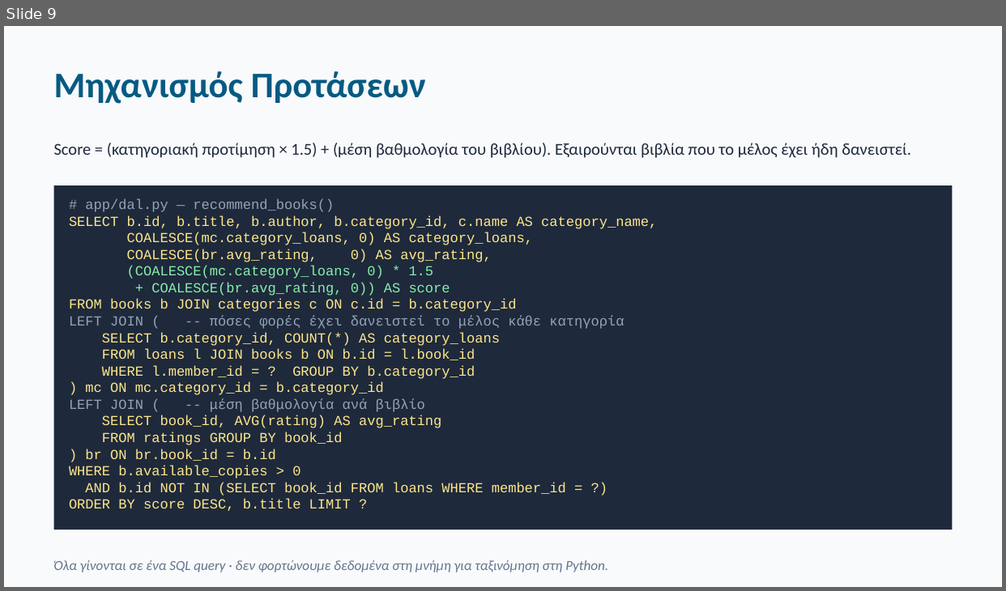
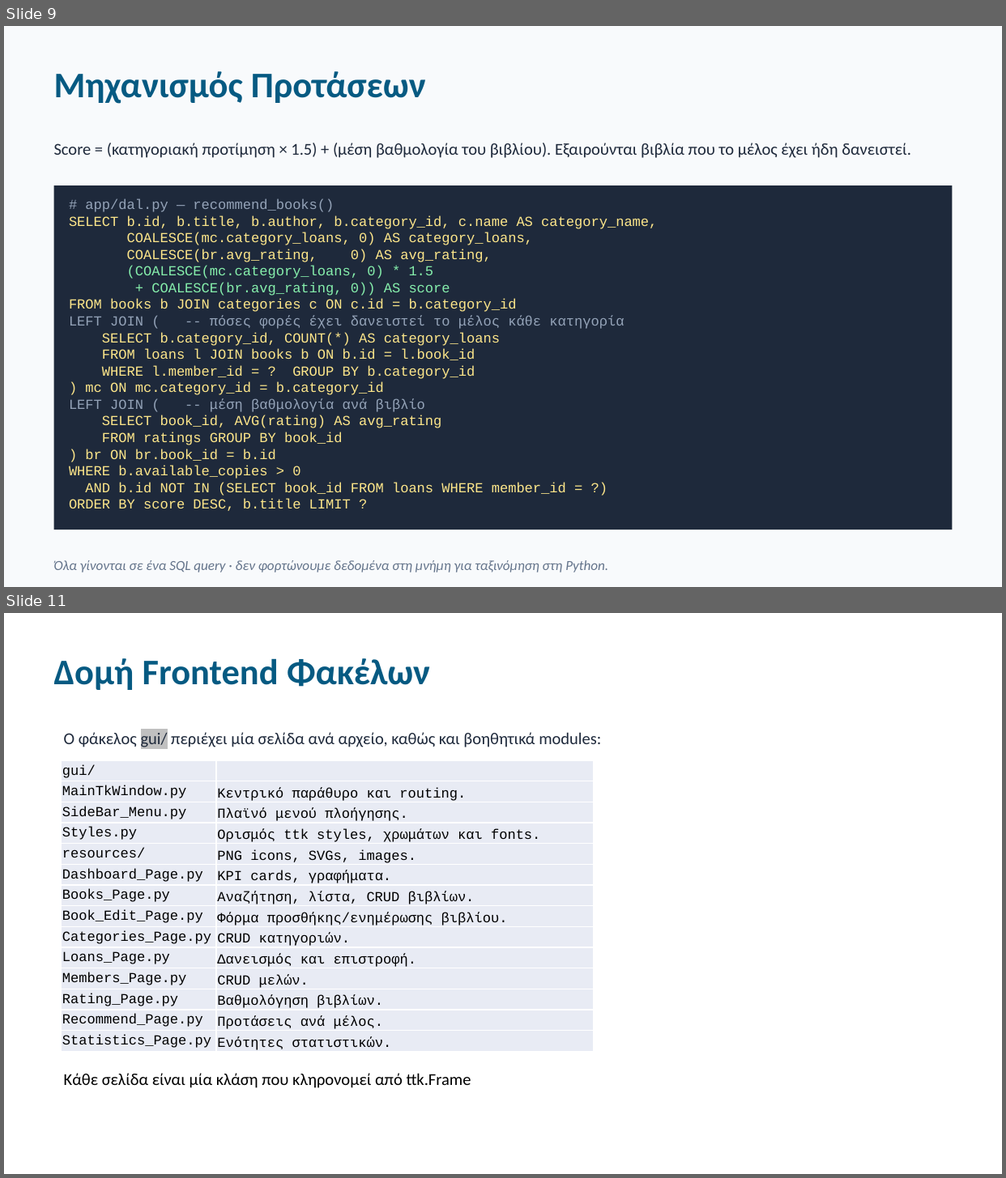
Before and after one commit to JohnNtirintis/EAP-Python-SQLLite-Demo, a slide deck: presentation/presentation.pptx. Shown one above the other, each under a label of ours: slide 9 before the commit, slides 9 and 11 after it; the slides between them are not shown. The pictures are 1006x591 and 1006x1178 pixels, drawn with LibreOffice and Linux fonts; fonts in the diff are those of the drawing. Boxes give left, top, right and bottom in pixels: in the first picture for what was removed or moved away, otherwise in the second. Text is boxed around its words. In the diff, an @@ line names an element or a change of style, - is before the commit and + after.

```diff
--- a/presentation/presentation.pptx
+++ b/presentation/presentation.pptx
@@ slide 11 added at bbox=[4, 613, 1002, 1174], background #FFFFFF @@
@@ text added at bbox=[54, 658, 430, 690], 26 pt, text #065A82, bold @@
+Δομή Frontend Φακέλων
@@ text added at bbox=[64, 732, 601, 747], 12 pt, text #1E293B @@
+Ο φάκελος gui/ περιέχει μία σελίδα ανά αρχείο, καθώς και βοηθητικά modules:
@@ table added at bbox=[61, 760, 593, 1054], 14 rows, 2 columns @@
+gui/ | 
+MainTkWindow.py | Κεντρικό παράθυρο και routing.
+SideBar_Menu.py | Πλαϊνό μενού πλοήγησης.
+Styles.py | Ορισμός ttk styles, χρωμάτων και fonts.
+resources/ | PNG icons, SVGs, images.
+Dashboard_Page.py | KPI cards, γραφήματα.
+Books_Page.py | Αναζήτηση, λίστα, CRUD βιβλίων.
+Book_Edit_Page.py | Φόρμα προσθήκης/ενημέρωσης βιβλίου.
+Categories_Page.py | CRUD κατηγοριών.
+Loans_Page.py | Δανεισμός και επιστροφή.
+Members_Page.py | CRUD μελών.
+Rating_Page.py | Βαθμολόγηση βιβλίων.
+Recommend_Page.py | Προτάσεις ανά μέλος.
+Statistics_Page.py | Ενότητες στατιστικών.
@@ text added at bbox=[64, 1073, 471, 1088], 12 pt, text #000000 @@
+Κάθε σελίδα είναι μία κλάση που κληρονομεί από ttk.Frame
```
Also in this commit, not shown: 2 other slides added.
